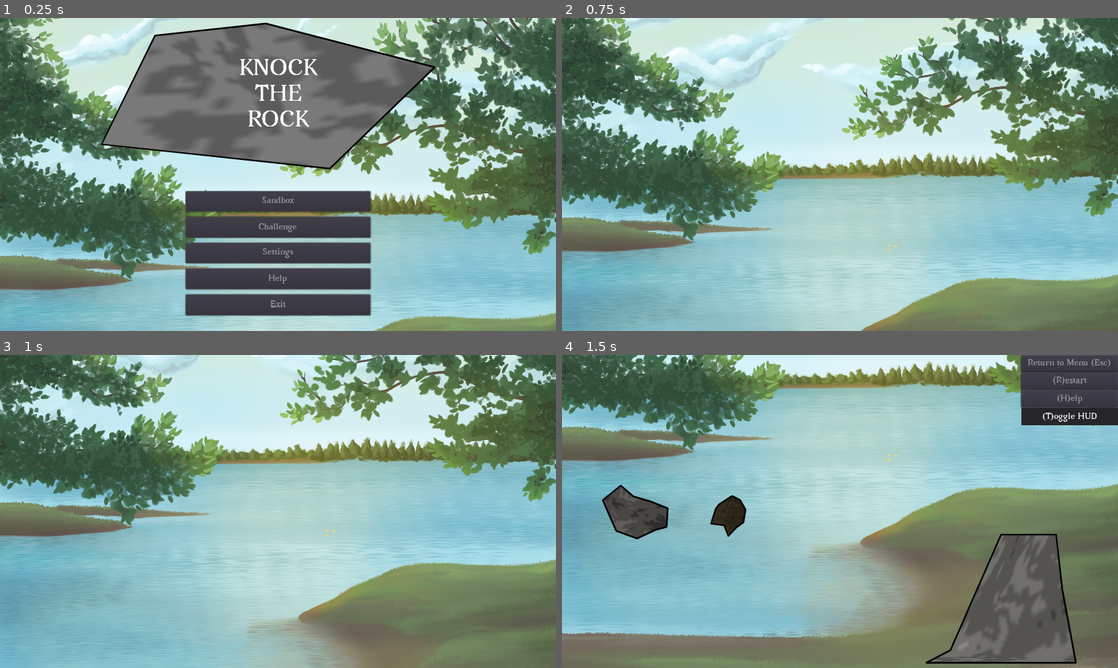
Above: before the commit, frames 1-4 (two rows, left to right).
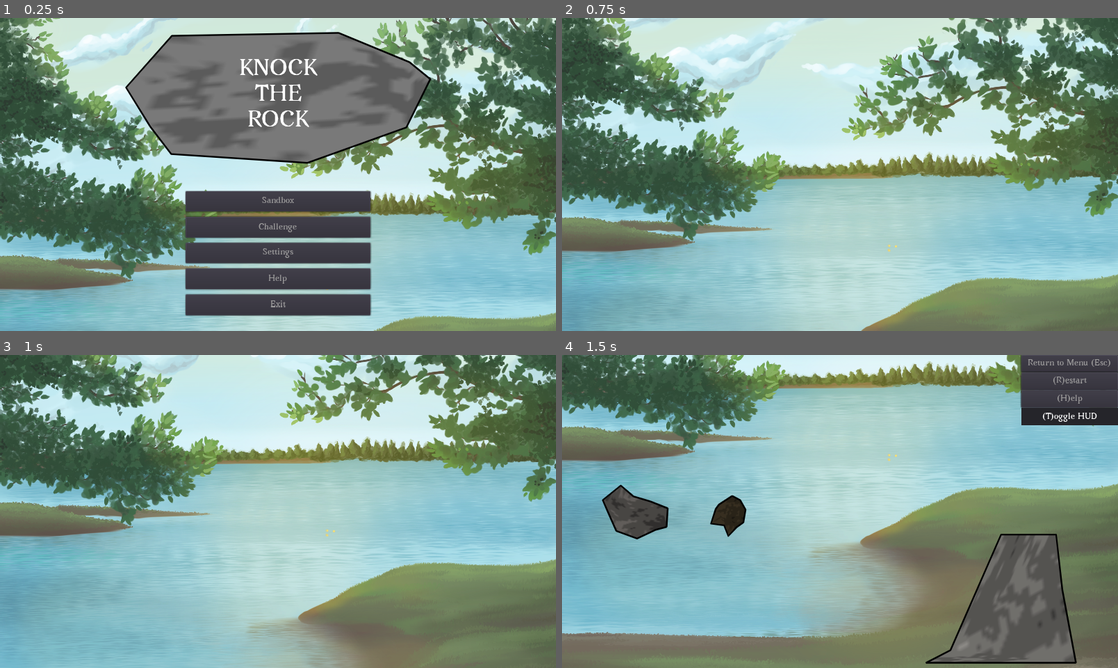
Above: after the commit, the same moments.

Repository: ebrahimebrahim/knock-the-rock
Game: Godot game, scene res://MenuScreen.tscn
Same seed, same stepped clock (60 frames per second), same inputs: the game is played once before the commit and once after it.
Inputs (mouse positions are in pixels of both pictures, inside the frame that each line leads up to):
- Up to frame 1 (0.25 s): no input
- Up to frame 2 (0.75 s): click "Sandbox" at 0.5 s
- Up to frame 3 (1 s): no input
- Up to frame 4 (1.5 s): move the mouse to (962, 495) at 1.27 s; hold T (toggle_hud) from 1.28 s (still down); click (962, 495) at 1.42 s

The runs differ from the first frame. In frame 1, 7.2% of the frame differs, in the area x 18-79%, y 1-49%; in frame 2, nothing differs; in frame 3, nothing differs; in frame 4, nothing differs.

Commit message:
increase LogoPolygon min vertices
For such a large rock, 5 vertices looks bad

Diff:
--- a/ktr/LogoPolygon.gd
+++ b/ktr/LogoPolygon.gd
@@ -25,7 +25,7 @@
 
 func generate_polygon():
 	var r = y_radius
-	var n = 5 + randi()%11
+	var n = 9 + randi()%11
 	var dt = 2*PI/n
 	var mini_r = r*sin(dt/2)
 	var stretch = x_radius / y_radius
